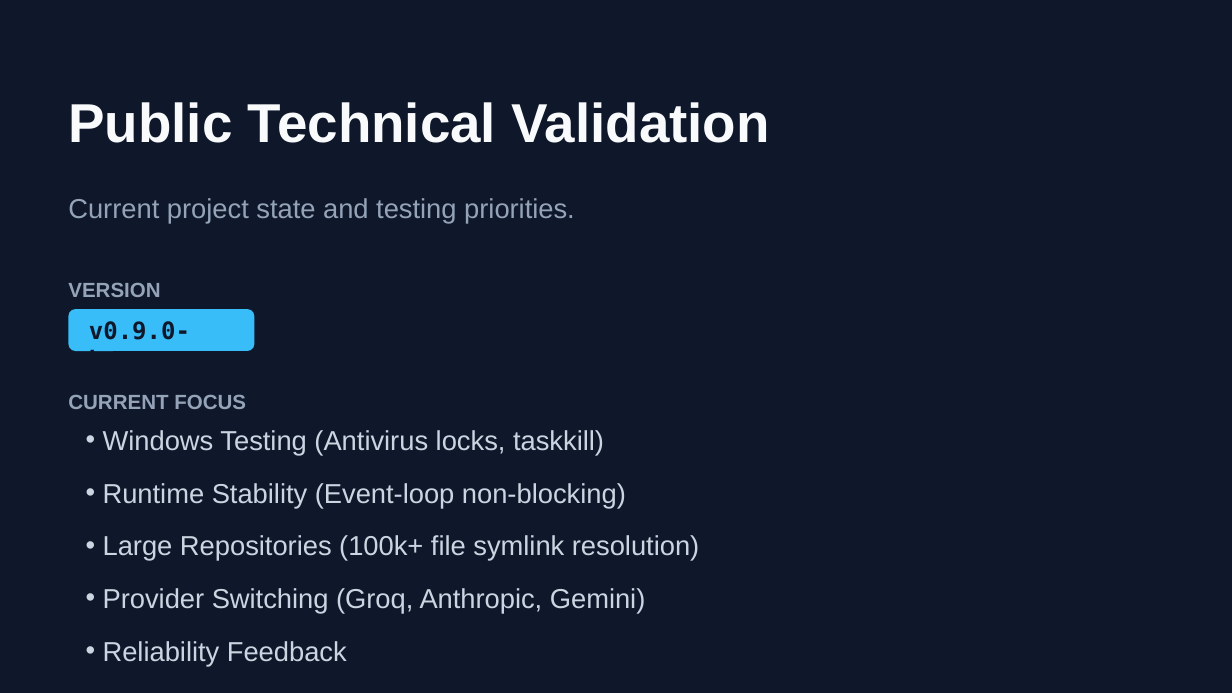
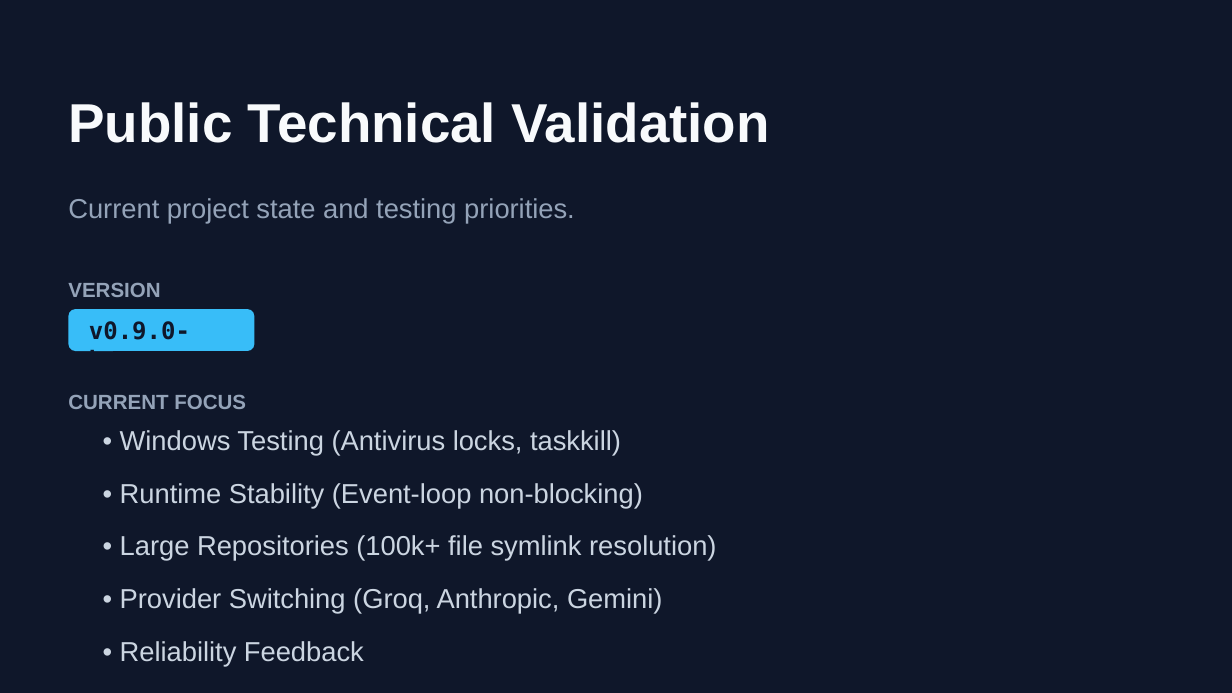
Before and after one commit to v7-vdev/ai-cli, a slide deck: slide 9 of ORK_Technical_Deck.pptx. Drawn at 1232x693 pixels with LibreOffice and Linux fonts; fonts in the diff are those of the drawing. Boxes give left, top, right and bottom in pixels: in the first picture for what was removed or moved away, otherwise in the second. Text is boxed around its words. In the diff, an @@ line names an element or a change of style, - is before the commit and + after.

```diff
--- a/ORK_Technical_Deck.pptx
+++ b/ORK_Technical_Deck.pptx
@@ text at bbox=[120, 430, 621, 456]: text changed @@
-• Windows Testing (Antivirus locks, taskkill)
-• Runtime Stability (Event-loop non-blocking)
-• Large Repositories (100k+ file symlink resolution)
-• Provider Switching (Groq, Anthropic, Gemini)
-• Reliability Feedback
+• Windows Testing (Antivirus locks, taskkill)
@@ text added at bbox=[120, 483, 643, 508], 16 pt, text #CBD5E1 @@
+• Runtime Stability (Event-loop non-blocking)
@@ text added at bbox=[120, 535, 716, 561], 16 pt, text #CBD5E1 @@
+• Large Repositories (100k+ file symlink resolution)
@@ text added at bbox=[120, 588, 662, 614], 16 pt, text #CBD5E1 @@
+• Provider Switching (Groq, Anthropic, Gemini)
@@ text added at bbox=[120, 641, 364, 666], 16 pt, text #CBD5E1 @@
+• Reliability Feedback
```
Also in this commit, not shown: 6 other slides changed, 1 slide added, 1 other file.
